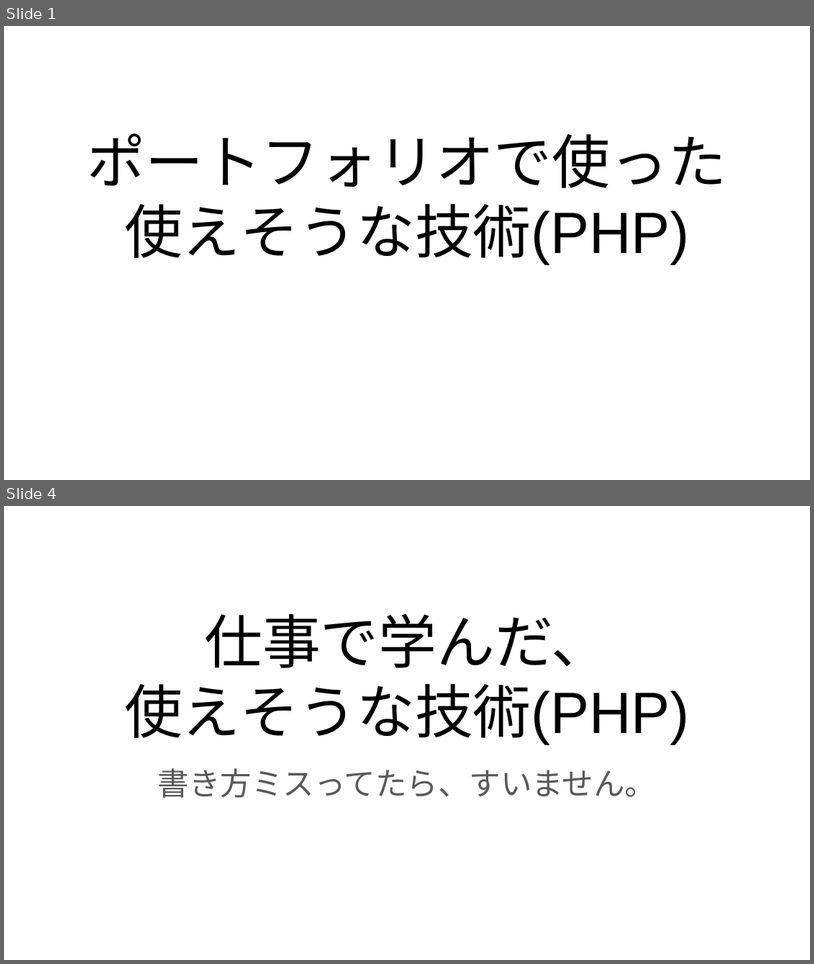
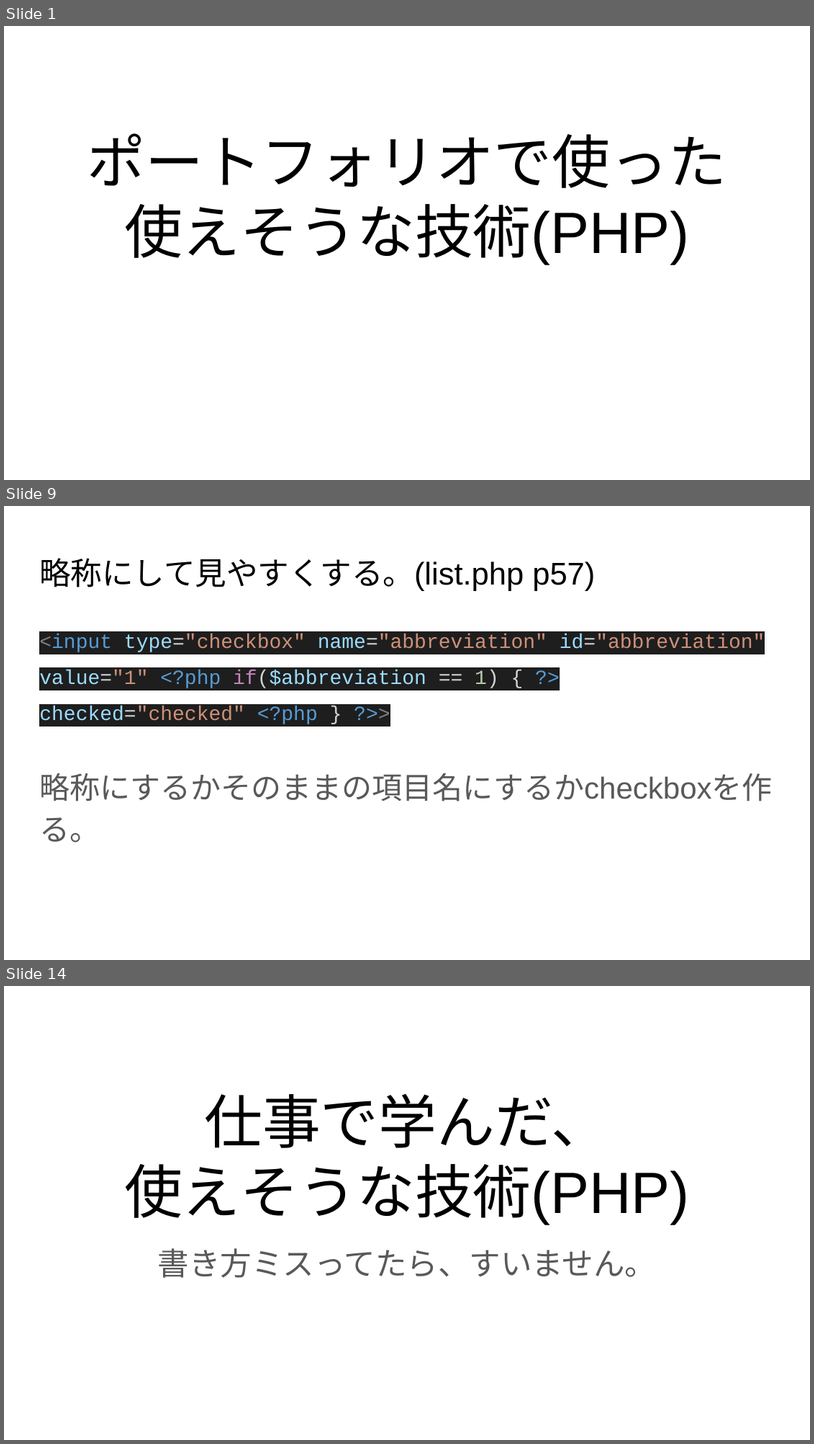
Before and after one commit to masabolic/self_monitoring, a slide deck: 使えそうな技術.pptx. Shown one above the other, each under a label of ours: slides 1 and 4 before the commit, slides 1, 9 and 14 after it; the slides between them are not shown. The pictures are 814x964 and 814x1444 pixels, drawn with LibreOffice and Linux fonts; fonts in the diff are those of the drawing. Boxes give left, top, right and bottom in pixels: in the first picture for what was removed or moved away, otherwise in the second. Text is boxed around its words. In the diff, an @@ line names an element or a change of style, - is before the commit and + after.

```diff
--- a/使えそうな技術.pptx
+++ b/使えそうな技術.pptx
@@ slide 9 added at [4,506,810,960], background #FFFFFF @@
@@ title added at [39,558,595,591], 28 pt, text #000000 @@
+略称にして見やすくする。(list.php p57)
@@ text added at [39,633,772,842], 18 pt, text #CE9178 @@
+<input type="checkbox" name="abbreviation" id="abbreviation" value="1" <?php if($abbreviation == 1) { ?> checked="checked" <?php } ?>>
+略称にするかそのままの項目名にするかcheckboxを作る。
@@ what was slide 4 is now slide 14 @@
```
Also in this commit, not shown: 2 slides changed, 9 other slides added, 1 other file.
